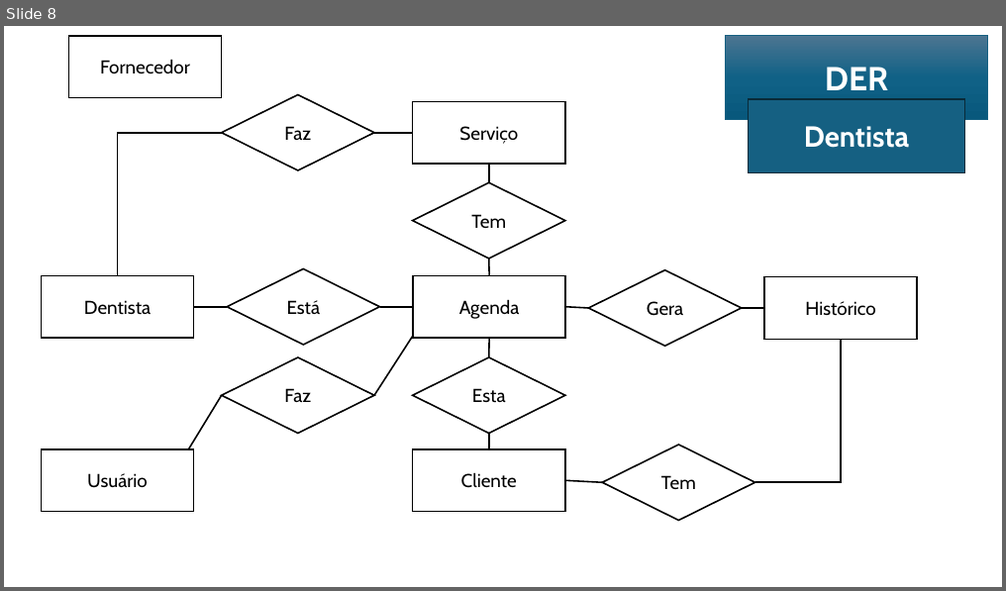
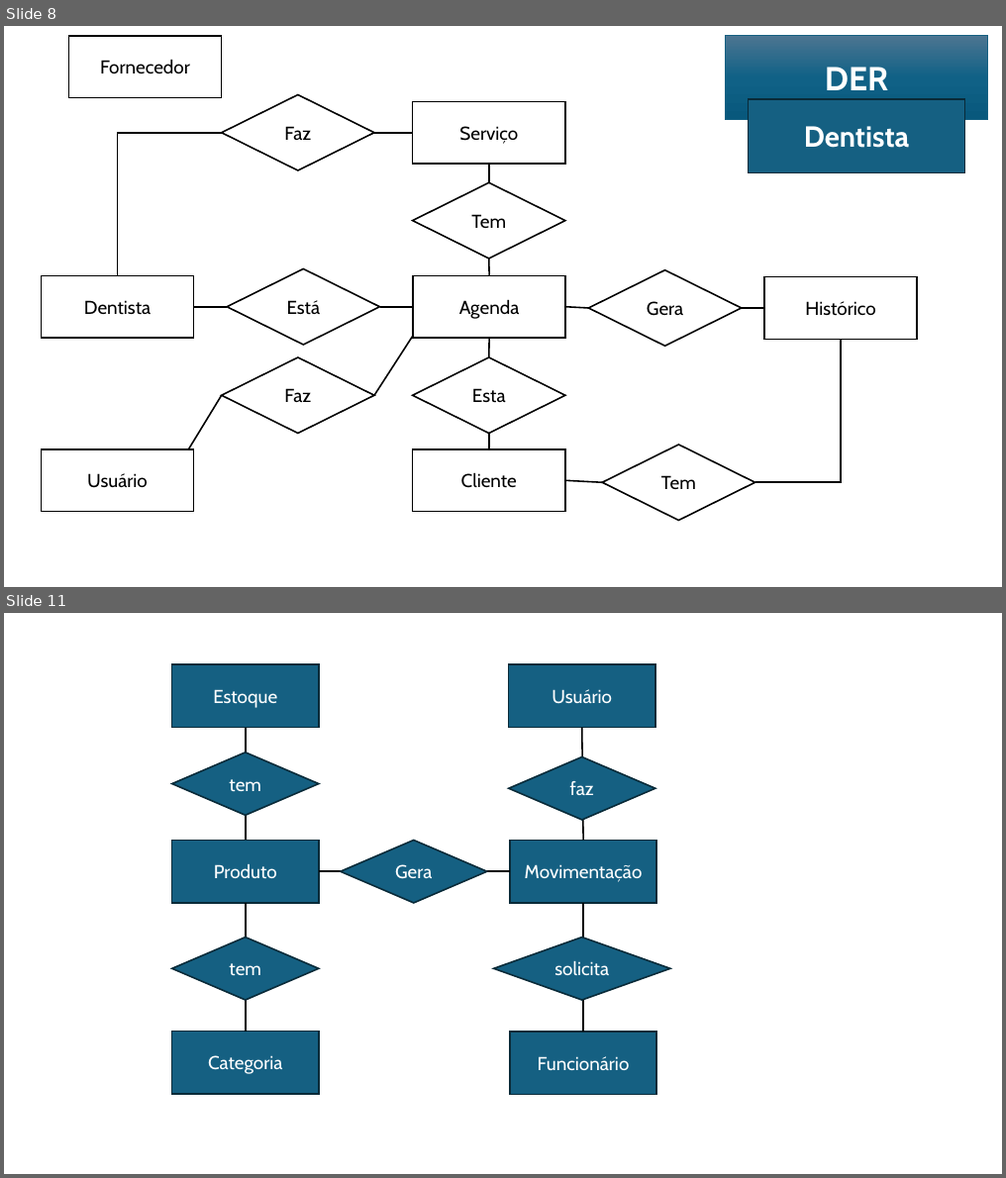
Before and after one commit to profpedrosenac/N10_Logica, a slide deck: Modelagem/Banco de dados.pptx. Shown one above the other, each under a label of ours: slide 8 before the commit, slides 8 and 11 after it; the slides between them are not shown. The pictures are 1006x591 and 1006x1178 pixels, drawn with LibreOffice and Linux fonts; fonts in the diff are those of the drawing. Boxes give left, top, right and bottom in pixels: in the first picture for what was removed or moved away, otherwise in the second. Text is boxed around its words. In the diff, an @@ line names an element or a change of style, - is before the commit and + after.

```diff
--- a/Modelagem/Banco de dados.pptx
+++ b/Modelagem/Banco de dados.pptx
@@ slide 11 added at (4, 613, 1002, 1174), background #FFFFFF @@
@@ rectangle added at (172, 664, 319, 728), fill #156082, outline #092A39 1.5 pt, 18 pt, text #FFFFFF @@
+Estoque
@@ rectangle added at (509, 664, 655, 728), fill #156082, outline #092A39 1.5 pt, 18 pt, text #FFFFFF @@
+Usuário
@@ line added from (246, 728) to (246, 841), #000000 1.5 pt @@
@@ line added from (582, 728) to (583, 841), #000000 1.5 pt @@
@@ diamond added at (172, 753, 319, 815), fill #156082, outline #092A39 1.5 pt, 18 pt, text #FFFFFF @@
+tem
@@ diamond added at (509, 757, 655, 820), fill #156082, outline #092A39 1.5 pt, 18 pt, text #FFFFFF @@
+faz
@@ rectangle added at (172, 841, 319, 903), fill #156082, outline #092A39 1.5 pt, 18 pt, text #FFFFFF @@
+Produto
@@ diamond added at (341, 841, 487, 903), fill #156082, outline #092A39 1.5 pt, 18 pt, text #FFFFFF @@
+Gera
@@ rectangle added at (510, 841, 656, 903), fill #156082, outline #092A39 1.5 pt, 18 pt, text #FFFFFF @@
+Movimentação
@@ line added from (319, 872) to (510, 872), #000000 1.5 pt @@
@@ line added from (246, 903) to (246, 1032), #000000 1.5 pt @@
@@ line added from (583, 903) to (583, 1032), #000000 1.5 pt @@
@@ diamond added at (172, 937, 319, 1000), fill #156082, outline #092A39 1.5 pt, 18 pt, text #FFFFFF @@
+tem
@@ diamond added at (494, 937, 670, 1000), fill #156082, outline #092A39 1.5 pt, 18 pt, text #FFFFFF @@
+solicita
@@ rectangle added at (172, 1032, 319, 1094), fill #156082, outline #092A39 1.5 pt, 18 pt, text #FFFFFF @@
+Categoria
@@ rectangle added at (510, 1032, 656, 1095), fill #156082, outline #092A39 1.5 pt, 18 pt, text #FFFFFF @@
+Funcionário
```
Also in this commit, not shown: 1 slide changed, 2 other slides added.
